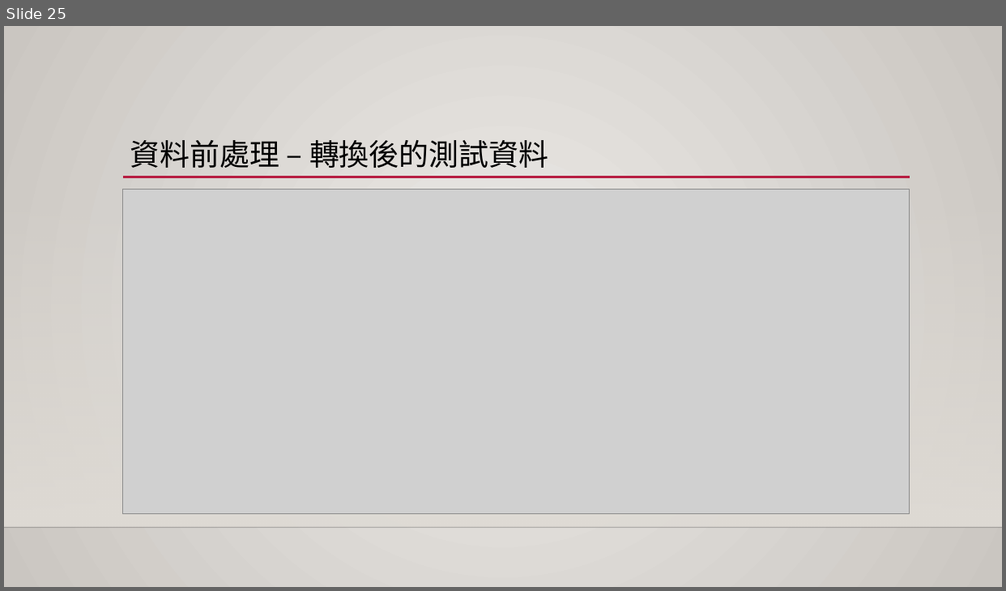
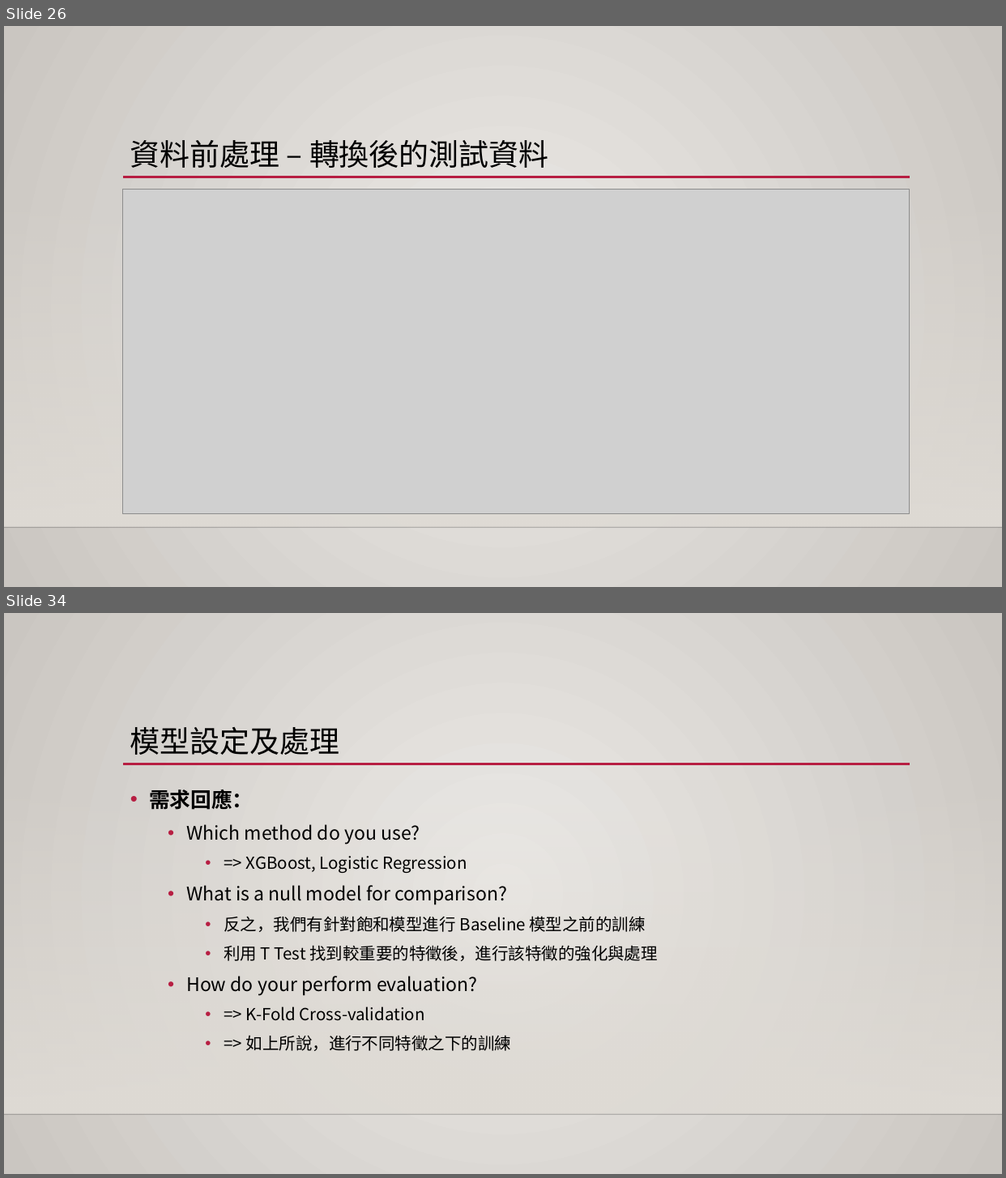
Before and after one commit to 1082-datascience/finalproject-finalproject-1082ds_group3, a slide deck: docs/final_report.pptx. Shown one above the other, each under a label of ours: slide 25 before the commit, slides 26 and 34 after it; the slides between them are not shown. The pictures are 1006x591 and 1006x1178 pixels, drawn with LibreOffice and Linux fonts; fonts in the diff are those of the drawing; grey boxes stand for pictures; background and template pictures are left out. Boxes give left, top, right and bottom in pixels: in the first picture for what was removed or moved away, otherwise in the second. Text is boxed around its words. In the diff, an @@ line names an element or a change of style, - is before the commit and + after.

```diff
--- a/docs/final_report.pptx
+++ b/docs/final_report.pptx
@@ slide 34 added at box(4, 613, 1002, 1174), background gradient #ECEAE7 to #CAC7C1; not listed: 3 template elements that a slide beside it also shows @@
@@ title added at box(130, 727, 340, 755), 28.8 pt, text #000000 @@
+模型設定及處理
@@ text added at box(149, 790, 658, 1051), 16 pt, text #000000 @@
+• 需求回應：
+  • Which method do you use?
+    • => XGBoost, Logistic Regression
+  • What is a null model for comparison?
+    • 反之，我們有針對飽和模型進行 Baseline 模型之前的訓練
+    • 利用 T Test 找到較重要的特徵後，進行該特徵的強化與處理
+  • How do your perform evaluation?
+    • => K-Fold Cross-validation
+    • => 如上所說，進行不同特徵之下的訓練
@@ what was slide 25 is now slide 26 @@
```
Also in this commit, not shown: 12 slides changed, 2 other slides added.
